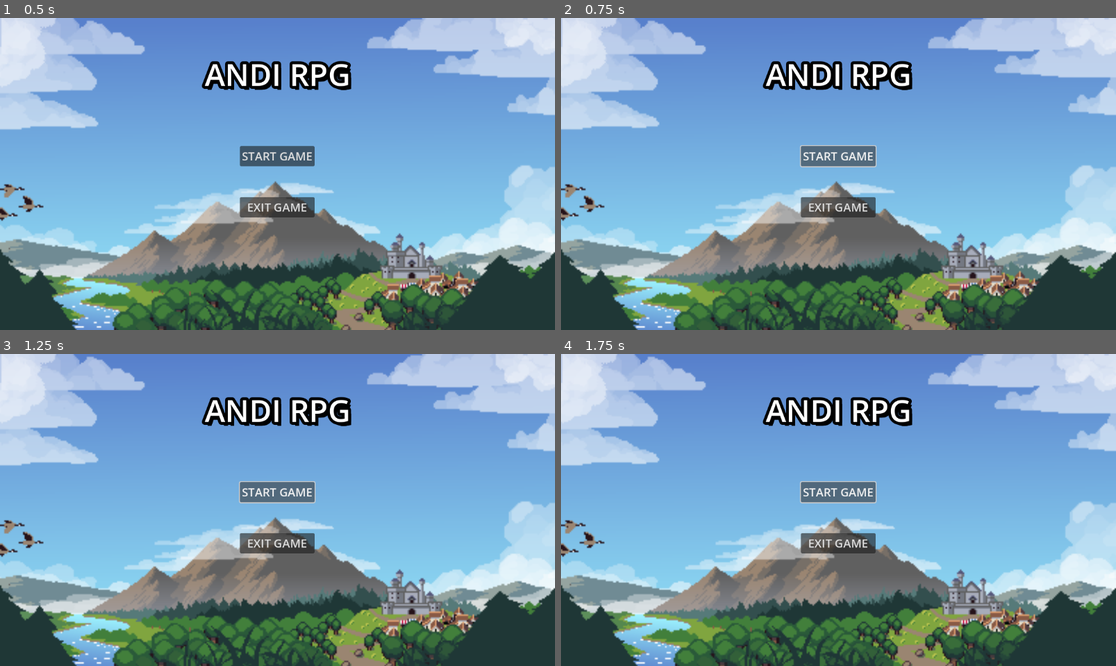
Above: before the commit, frames 1-4 (two rows, left to right).
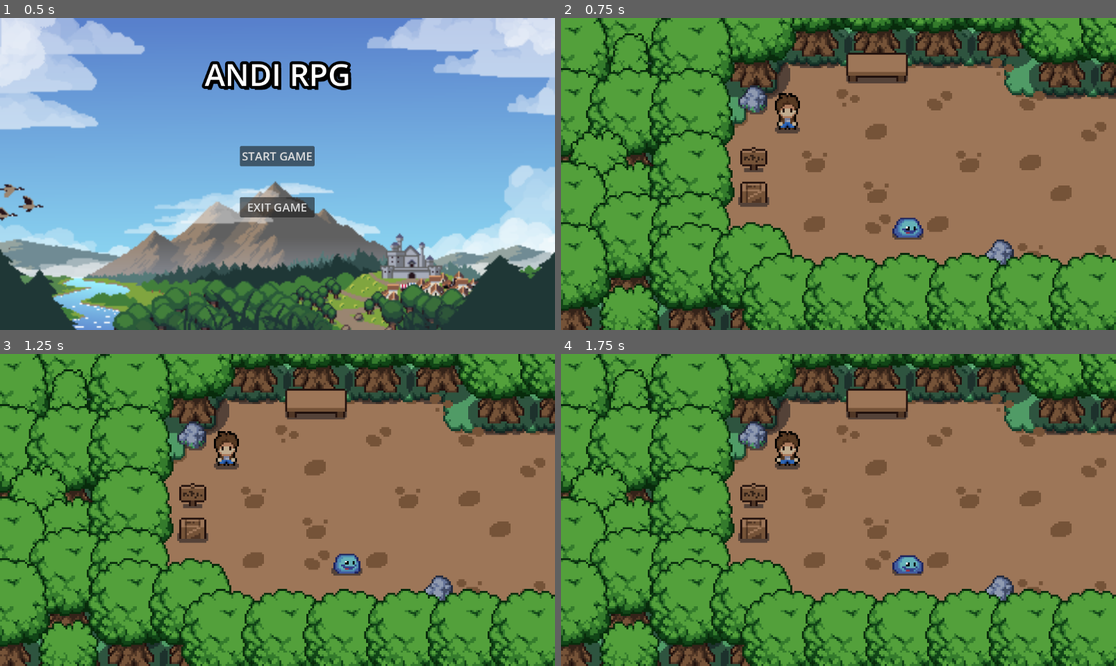
Above: after the commit, the same moments.

Repository: HardCodedCoder/Andi-RPG
Game: Godot game, scene res://mainmenu/main_menu.tscn
Same seed, same stepped clock (60 frames per second), same inputs: the game is played once before the commit and once after it.
Inputs (mouse positions are in pixels of both pictures, inside the frame that each line leads up to):
- Up to frame 1 (0.5 s): no input
- Up to frame 2 (0.75 s): click "START GAME" at 0.5 s
- Up to frame 3 (1.25 s): no input
- Up to frame 4 (1.75 s): click (838, 491) at 1.25 s, where only the run before the commit has a clickable "START GAME"

Frame 1 is identical in both runs. In frame 2, 99% of the frame differs, in the area x 0-100%, y 0-100%; in frame 3, 99%; in frame 4, 99%.
Error before the commit: Parse Error: Preload file "res://scenes/world.tscn" does not exist. (res://mainmenu/main_menu.gd:9)

Commit message:
fixed camera and scene change

Diff:
--- a/mainmenu/main_menu.gd
+++ b/mainmenu/main_menu.gd
@@ -6,7 +6,7 @@
 @onready var start_button = $MarginContainer/HBoxContainer/VBoxContainer/StartButton as Button
 
 @onready var exit_button = $MarginContainer/HBoxContainer/VBoxContainer/ExitButton as Button
-@onready var start_level = preload("res://scenes/world.tscn") as PackedScene
+@onready var start_level = preload("res://scenes/start_scene.tscn") as PackedScene
 
 
 func _ready():
--- a/project.godot
+++ b/project.godot
@@ -25,6 +25,38 @@
 
 [input]
 
+ui_left={
+"deadzone": 0.5,
+"events": [Object(InputEventKey,"resource_local_to_scene":false,"resource_name":"","device":0,"window_id":0,"alt_pressed":false,"shift_pressed":false,"ctrl_pressed":false,"meta_pressed":false,"pressed":false,"keycode":4194319,"physical_keycode":0,"key_label":0,"unicode":0,"echo":false,"script":null)
+, Object(InputEventJoypadButton,"resource_local_to_scene":false,"resource_name":"","device":0,"button_index":13,"pressure":0.0,"pressed":false,"script":null)
+, Object(InputEventJoypadMotion,"resource_local_to_scene":false,"resource_name":"","device":0,"axis":0,"axis_value":-1.0,"script":null)
+, Object(InputEventKey,"resource_local_to_scene":false,"resource_name":"","device":-1,"window_id":0,"alt_pressed":false,"shift_pressed":false,"ctrl_pressed":false,"meta_pressed":false,"pressed":false,"keycode":0,"physical_keycode":65,"key_label":0,"unicode":97,"echo":false,"script":null)
+]
+}
+ui_right={
+"deadzone": 0.5,
+"events": [Object(InputEventKey,"resource_local_to_scene":false,"resource_name":"","device":0,"window_id":0,"alt_pressed":false,"shift_pressed":false,"ctrl_pressed":false,"meta_pressed":false,"pressed":false,"keycode":4194321,"physical_keycode":0,"key_label":0,"unicode":0,"echo":false,"script":null)
+, Object(InputEventJoypadButton,"resource_local_to_scene":false,"resource_name":"","device":0,"button_index":14,"pressure":0.0,"pressed":false,"script":null)
+, Object(InputEventJoypadMotion,"resource_local_to_scene":false,"resource_name":"","device":0,"axis":0,"axis_value":1.0,"script":null)
+, Object(InputEventKey,"resource_local_to_scene":false,"resource_name":"","device":-1,"window_id":0,"alt_pressed":false,"shift_pressed":false,"ctrl_pressed":false,"meta_pressed":false,"pressed":false,"keycode":0,"physical_keycode":68,"key_label":0,"unicode":100,"echo":false,"script":null)
+]
+}
+ui_up={
+"deadzone": 0.5,
+"events": [Object(InputEventKey,"resource_local_to_scene":false,"resource_name":"","device":0,"window_id":0,"alt_pressed":false,"shift_pressed":false,"ctrl_pressed":false,"meta_pressed":false,"pressed":false,"keycode":4194320,"physical_keycode":0,"key_label":0,"unicode":0,"echo":false,"script":null)
+, Object(InputEventJoypadButton,"resource_local_to_scene":false,"resource_name":"","device":0,"button_index":11,"pressure":0.0,"pressed":false,"script":null)
+, Object(InputEventJoypadMotion,"resource_local_to_scene":false,"resource_name":"","device":0,"axis":1,"axis_value":-1.0,"script":null)
+, Object(InputEventKey,"resource_local_to_scene":false,"resource_name":"","device":-1,"window_id":0,"alt_pressed":false,"shift_pressed":false,"ctrl_pressed":false,"meta_pressed":false,"pressed":false,"keycode":0,"physical_keycode":87,"key_label":0,"unicode":119,"echo":false,"script":null)
+]
+}
+ui_down={
+"deadzone": 0.5,
+"events": [Object(InputEventKey,"resource_local_to_scene":false,"resource_name":"","device":0,"window_id":0,"alt_pressed":false,"shift_pressed":false,"ctrl_pressed":false,"meta_pressed":false,"pressed":false,"keycode":4194322,"physical_keycode":0,"key_label":0,"unicode":0,"echo":false,"script":null)
+, Object(InputEventJoypadButton,"resource_local_to_scene":false,"resource_name":"","device":0,"button_index":12,"pressure":0.0,"pressed":false,"script":null)
+, Object(InputEventJoypadMotion,"resource_local_to_scene":false,"resource_name":"","device":0,"axis":1,"axis_value":1.0,"script":null)
+, Object(InputEventKey,"resource_local_to_scene":false,"resource_name":"","device":-1,"window_id":0,"alt_pressed":false,"shift_pressed":false,"ctrl_pressed":false,"meta_pressed":false,"pressed":false,"keycode":0,"physical_keycode":83,"key_label":0,"unicode":115,"echo":false,"script":null)
+]
+}
 attack={
 "deadzone": 0.5,
 "events": [Object(InputEventMouseButton,"resource_local_to_scene":false,"resource_name":"","device":-1,"window_id":0,"a …(253 unchanged characters)…
--- a/scenes/boss_room.tscn
+++ b/scenes/boss_room.tscn
@@ -1,6 +1,6 @@
 [gd_scene load_steps=17 format=3 uid="uid://ctk4xkhgo5vmo"]
 
-[ext_resource type="Script" path="res://scenes/boss_room.gd" id="1_7yu0a"]
+[ext_resource type="Script" path="res://scripts/boss_room.gd" id="1_7yu0a"]
 [ext_resource type="Texture2D" uid="uid://dol3whcwrtqe5" path="res://art/objects/chest_01.png" id="1_oqn6q"]
 [ext_resource type="Texture2D" uid="uid://cmhn65ci7r0nu" path="res://art/tilesets/floors/wooden.png" id="2_f6bgk"]
 [ext_resource type="Texture2D" uid="uid://fwudka3pqm7m" path="res://art/tilesets/grass.png" id="3_0nm1l"]
--- a/scenes/end_one.tscn
+++ b/scenes/end_one.tscn
@@ -414,13 +414,18 @@
 layer_2/tile_data = PackedInt32Array()
 layer_3/name = "path"
 layer_3/tile_data = PackedInt32Array(-458727, 4, 4, -458722, 4, 4, -458721, 65540, 4, -393187, 65540, 4, -524260, 196612, 4, -524256, 196612, 4, -458726, 65540, 4)
+layer_4/name = "floor"
+layer_4/z_index = -1
+layer_4/tile_data = PackedInt32Array(-196576, 0, 0, -196577, 0, 0, -196578, 0, 0, -196579, 0, 0, -196580, 0, 0, -196581, 0, 0, -196582, 0, 0, -196583, 0, 0, -196584, 0, 0, -196585, 0, 0, -196586, 0, 0, -196587, 0, 0, -196588, 0, 0, -262124, 0, 0, -262123, 0, 0, -327659, 0, 0, -655339, 0, 0, -655340, 0, 0, -589804, 0, 0, -524268, 0, 0, -458732, 0, 0, -393196, 0, 0, -327660, 0, 0, -196589, 0, 0, -262125, 0, 0, -327661, 0, 0, -393197, 0, 0, -458733, 0, 0, -524269, 0, 0, -589805, 0, 0, -655341, 0, 0, -655338, 0, 0, -589802, 0, 0, -524266, 0, 0, -458730, 0, 0, -393194, 0, 0, -327658, 0, 0, -262122, 0, 0, -262126, 0, 0, -196590, 0, 0, -327662, 0, 0, -393198, 0, 0, -458734, 0, 0, -524270, 0, 0, -589806, 0, 0, -655342, 0, 0, -720878, 0, 0, -720877, 0, 0, -720876, 0, 0, -720875, 0, 0, -720874, 0, 0, -589803, 0, 0, -524267, 0, 0, -458731, 0, 0, -393195, 0, 0)
 
 [node name="StaticBody2D" type="StaticBody2D" parent="."]
+visible = false
 
 [node name="CollisionPolygon2D" type="CollisionPolygon2D" parent="StaticBody2D"]
 polygon = PackedVector2Array(7, 2, 173, -1, 176, 28, 214, 29, 216, 77, 175, 75, 176, 118, 1, 121, 3, 12, 3, 5, -1, -8, -13, -22, -27, 104, 6, 134, 103, 137, 214, 121, 282, 91, 268, 5, 244, -24, 159, -57, 95, -66, 21, -59, -6, -21, 4, -1)
 
 [node name="transition_to_fourth_scene" type="Area2D" parent="."]
+visible = false
 
 [node name="CollisionShape2D" type="CollisionShape2D" parent="transition_to_fourth_scene"]
 position = Vector2(191, 51)
--- a/scenes/end_two.tscn
+++ b/scenes/end_two.tscn
@@ -1,6 +1,6 @@
 [gd_scene load_steps=13 format=3 uid="uid://f5xsi2ssp38a"]
 
-[ext_resource type="Script" path="res://scenes/end_two.gd" id="1_pc8lq"]
+[ext_resource type="Script" path="res://scripts/end_two.gd" id="1_pc8lq"]
 [ext_resource type="Texture2D" uid="uid://rewbdsmx1a27" path="res://art/objects/objects.png" id="1_tqjri"]
 [ext_resource type="Texture2D" uid="uid://dsmclbarflyvv" path="res://art/tilesets/plains.png" id="2_swyav"]
 [ext_resource type="Texture2D" uid="uid://fwudka3pqm7m" path="res://art/tilesets/grass.png" id="3_82mcv"]
--- a/scenes/player.tscn
+++ b/scenes/player.tscn
@@ -445,6 +445,7 @@
 [node name="deal_attack_timer" type="Timer" parent="."]
 
 [node name="Startscene_camera" type="Camera2D" parent="."]
+visible = false
 position = Vector2(130, 131)
 zoom = Vector2(4, 4)
 limit_left = 17
@@ -458,6 +459,7 @@
 editor_draw_limits = true
 
 [node name="secondscene_camera" type="Camera2D" parent="."]
+visible = false
 position = Vector2(43, 38)
 zoom = Vector2(4, 4)
 limit_left = 1
@@ -471,6 +473,7 @@
 editor_draw_limits = true
 
 [node name="third_scene_camera" type="Camera2D" parent="."]
+visible = false
 position = Vector2(43, 38)
 zoom = Vector2(4, 4)
 limit_left = 3
@@ -484,6 +487,7 @@
 editor_draw_limits = true
 
 [node name="scene_with_key_camera" type="Camera2D" parent="."]
+visible = false
 position = Vector2(43, 38)
 zoom = Vector2(4, 4)
 limit_left = 4
@@ -497,8 +501,8 @@
 editor_draw_limits = true
 
 [node name="end_one_camera" type="Camera2D" parent="."]
-position = Vector2(123, 48)
-zoom = Vector2(4, 4)
+position = Vector2(99, 40)
+zoom = Vector2(5, 5)
 limit_left = 3
 limit_top = -21
 limit_right = 172
@@ -510,8 +514,9 @@
 editor_draw_limits = true
 
 [node name="end_two_camera" type="Camera2D" parent="."]
+visible = false
 position = Vector2(131, 62)
-zoom = Vector2(4, 4)
+zoom = Vector2(6.5, 5)
 limit_left = 17
 limit_top = 4
 limit_right = 189
@@ -523,12 +528,13 @@
 editor_draw_limits = true
 
 [node name="bossroom_camera" type="Camera2D" parent="."]
-position = Vector2(150, 179)
-zoom = Vector2(4, 4)
-limit_left = 2
-limit_top = 5
+visible = false
+position = Vector2(57, 42)
+zoom = Vector2(4, 3)
+limit_left = 10
+limit_top = 0
 limit_right = 305
-limit_bottom = 237
+limit_bottom = 240
 limit_smoothed = true
 rotation_smoothing_enabled = true
 drag_horizontal_enabled = true
@@ -536,7 +542,8 @@
 editor_draw_limits = true
 
 [node name="fourth_scene_camera" type="Camera2D" parent="."]
-position = Vector2(347, 524)
+visible = false
+position = Vector2(83, 54)
 zoom = Vector2(4, 4)
 limit_left = 8
 limit_top = 6
@@ -547,6 +554,7 @@
 drag_horizontal_enabled = true
 drag_vertical_enabled = true
 editor_draw_limits = true
+
 [node name="healthbar" type="ProgressBar" parent="."]
 modulate = Color(0.0666667, 0.768627, 0.12549, 1)
 offset_left = -5.0
--- a/scripts/enemy.gd
+++ b/scripts/enemy.gd
@@ -10,7 +10,7 @@
 
 func _physics_process(delta):
 	deal_with_damage()
-	update_healt()
+	update_health()
 
 	if player_chase:
 		position += (player.position - position)/speed
@@ -60,7 +60,7 @@
 func _on_take_damage_cooldown_timeout():
 	can_take_damage = true
 
-func update_healt():
+func update_health():
 	var healthbar = $healthbar
 	healthbar.value = health
 
--- a/scripts/player.gd
+++ b/scripts/player.gd
@@ -18,7 +18,7 @@
 	enemy_attack()
 	attack()
 	current_camera()
-	update_healt()
+	update_health()
 
 	if health <= 0:
 		player_alive = false #go back to menu or respawn
@@ -212,7 +212,7 @@
 		$end_two_camera.enabled = false
 		$bossroom_camera.enabled = true
 
-func update_healt():
+func update_health():
 	var healthbar = $healthbar
 	healthbar.value = health
 
Renamed: scenes/boss_room.gd -> scripts/boss_room.gd
Renamed: scenes/end_two.gd -> scripts/end_two.gd
